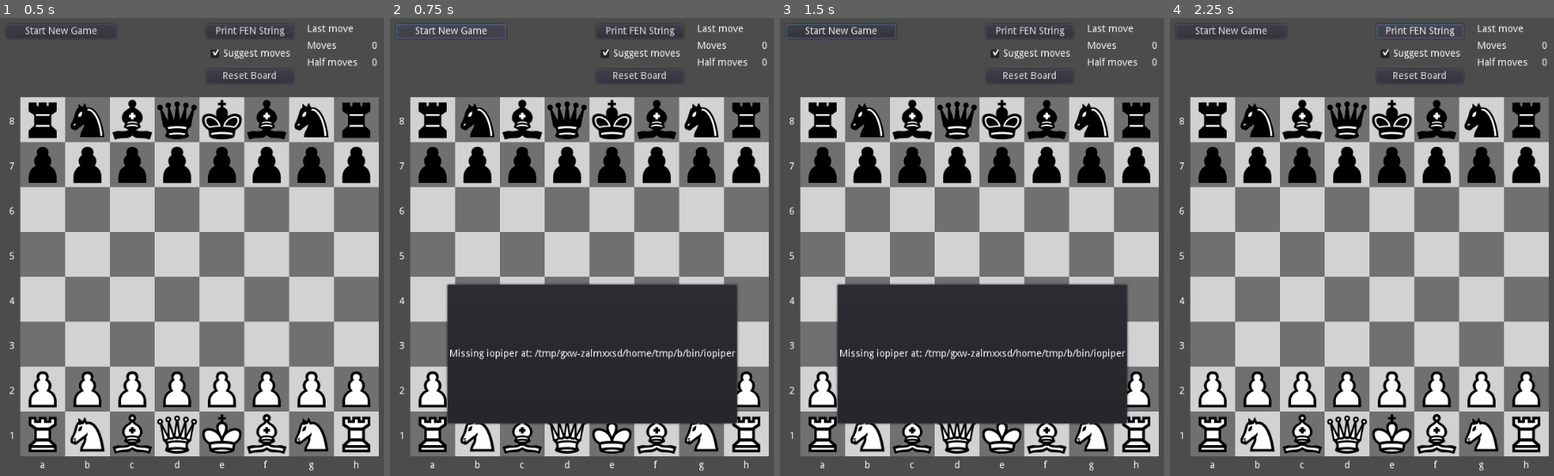
Above: before the commit, frames 1-4 (left to right).
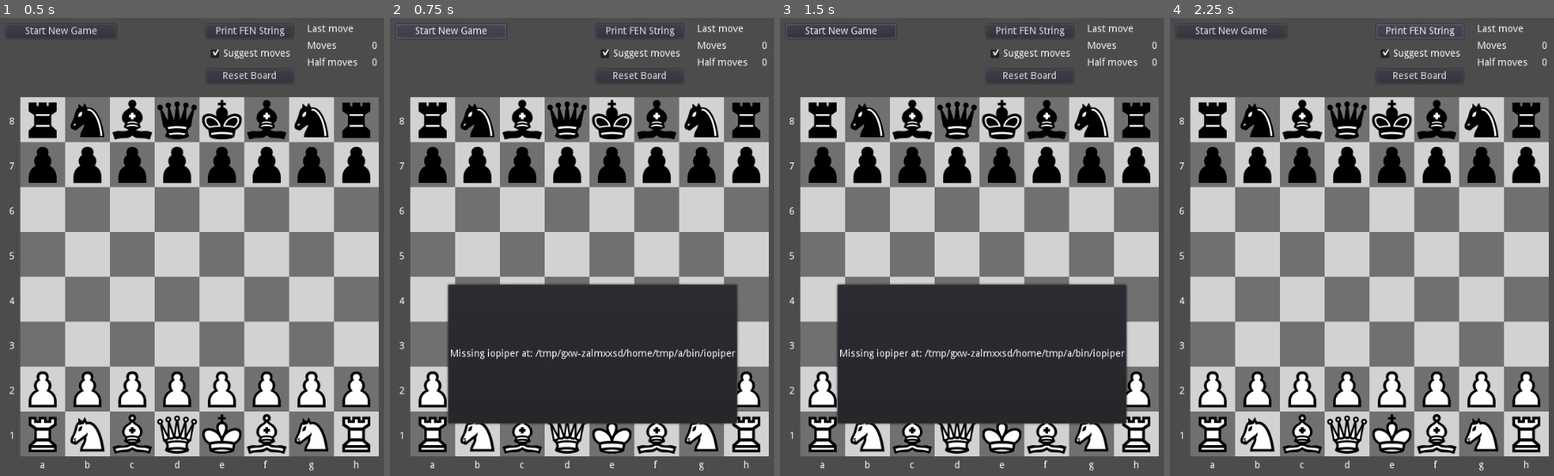
Above: after the commit, the same moments.

Repository: andrew-wilkes/godot-chess
Game: Godot game, scene res://Main.tscn
Same seed, same stepped clock (60 frames per second), same inputs: the game is played once before the commit and once after it.
Inputs:
- Up to frame 1 (0.5 s): no input
- Up to frame 2 (0.75 s): click "Start New Game" at 0.5 s
- Up to frame 3 (1.5 s): click "Start New Game" at 1.25 s
- Up to frame 4 (2.25 s): click "Print FEN String" at 2 s

Frame 1 is identical in both runs. In frame 2, 0.6% of the frame differs, in the area x 14-77%, y 58-89%; in frame 3, 0.2%; in frame 4, nothing differs.

Commit message:
Fix minor issue and optimization

Diff:
--- a/src/Board.gd
+++ b/src/Board.gd
@@ -191,7 +191,7 @@
 	if p == null:
 		return
 	p.obj.get_parent().remove_child(p.obj)
-	grid[p.pos.x + 8 * p.pos.y] = null
+	grid[get_grid_index(p.pos.x, p.pos.y)] = null
 	set_halfmoves(0)
 	if emit:
 		emit_signal("taken", p)
@@ -289,7 +289,7 @@
 		passant_pawn = null
 	p.tagged = false # Prevent castling after move
 	if p.key == "p":
-		halfmoves = 0
+		set_halfmoves(0)
 	else:
 		set_halfmoves(halfmoves + 1)
 	if p.side == "B":
--- a/src/Main.gd
+++ b/src/Main.gd
@@ -20,10 +20,7 @@
 	board.get_node("Grid").connect("mouse_exited", self, "mouse_entered")
 	board.connect("taken", self, "stow_taken_piece")
 	engine = $Engine
-	ponder()
-	var c = ColorRect.new()
-	c.color = Color.green
-	c.rect_min_size = Vector2(64, 64)
+	ponder() # Hide it
 
 
 func handle_state(event, msg = ""):
@@ -44,7 +41,6 @@
 					if engine.server_pid > 0:
 						engine.send_packet("ucinewgame")
 						engine.send_packet("isready")
-						alert("Please make your move")
 						state = STARTING
 					else:
 						handle_state(CONNECT)
@@ -61,6 +57,7 @@
 			match event:
 				DONE:
 					if msg == "readyok":
+						alert("Please make your move")
 						state = PLAYER_TURN
 				ERROR:
 					alert("Lost connection to Chess Engine!")
@@ -78,7 +75,7 @@
 						fen = board.get_fen("b")
 						engine.send_packet("position fen %s moves %s" % [fen, msg])
 					show_last_move(msg)
-					engine.send_packet("go movetime 1000")
+					engine.send_packet("go movetime 1000") # Let the engine evaluate moves for 1 second
 					state = ENGINE_TURN
 		ENGINE_TURN:
 			match event:
--- a/src/Main.tscn
+++ b/src/Main.tscn
@@ -8,6 +8,7 @@
 [node name="Main" type="MarginContainer"]
 anchor_right = 1.0
 anchor_bottom = 1.0
+rect_min_size = Vector2( 600, 600 )
 custom_constants/margin_right = 20
 custom_constants/margin_top = 20
 custom_constants/margin_left = 20
